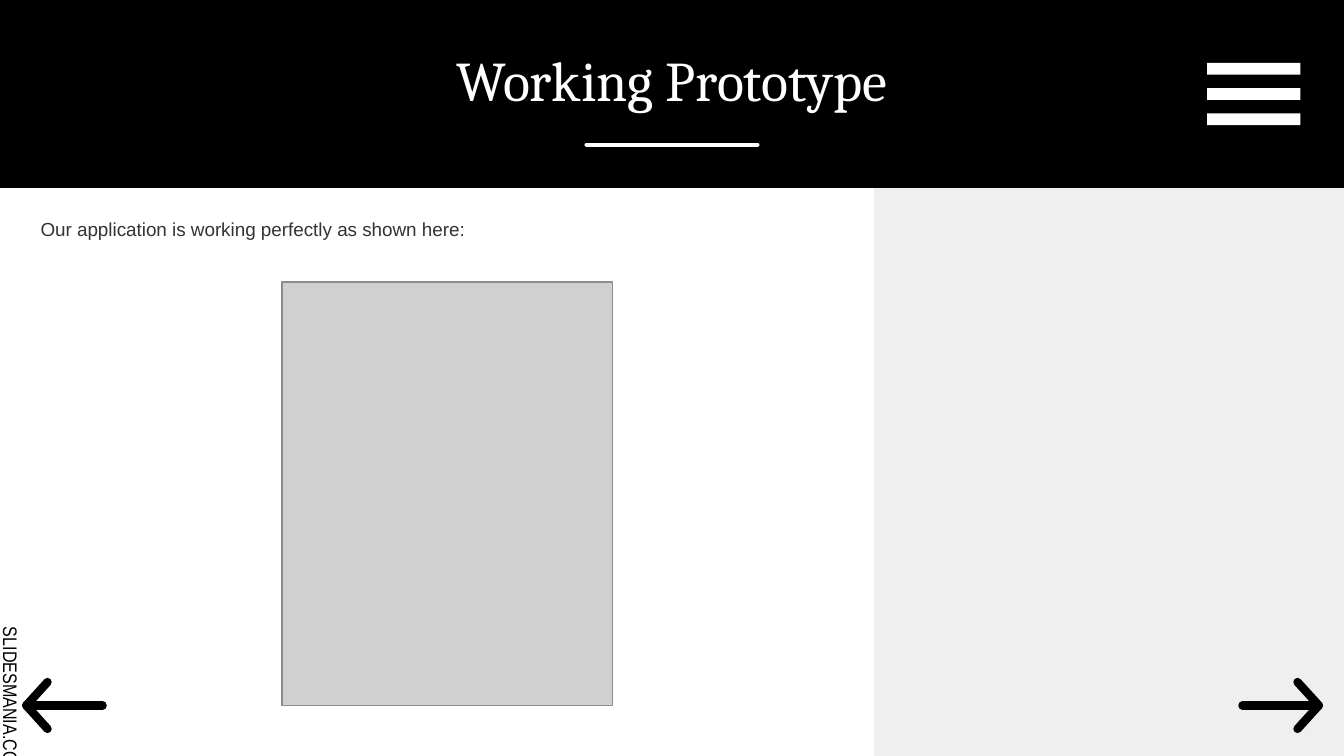
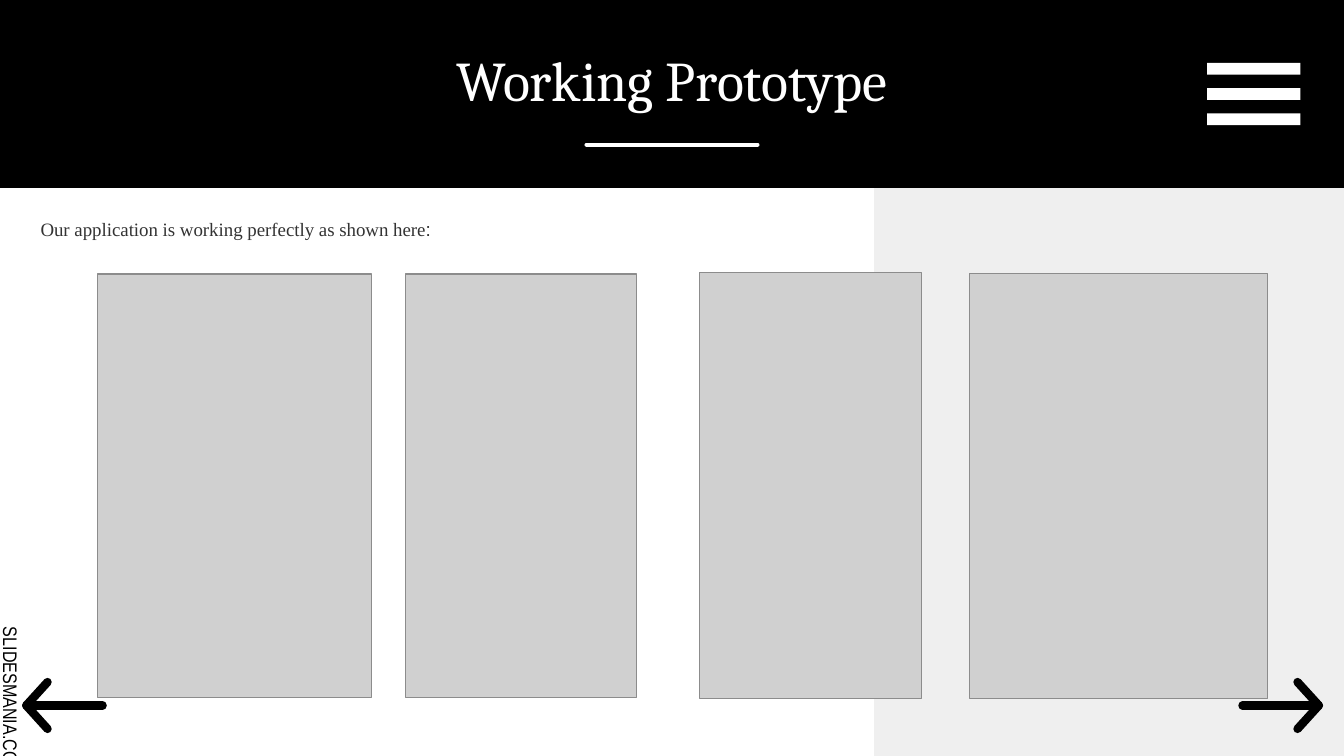
Before and after one commit to rushabh1605/Skin-Disease-Detection-Team-Technophile, a slide deck: slide 6 of Technophiles.pptx. Drawn at 1344x756 pixels with LibreOffice and Linux fonts; fonts in the diff are those of the drawing; grey boxes stand for pictures. Boxes give left, top, right and bottom in pixels: in the first picture for what was removed or moved away, otherwise in the second. Text is boxed around its words. In the diff, an @@ line names an element or a change of style, - is before the commit and + after.

```diff
--- a/Technophiles.pptx
+++ b/Technophiles.pptx
@@ text "Our application is working perfectly ..." at [41,222,431,240]: font Arial to Times New Roman @@
@@ picture: place and size @@
-picture at [282,282,613,706]
+picture at [98,274,371,698]
@@ picture added at [406,274,637,698] @@
@@ picture added at [700,273,923,699] @@
@@ picture added at [970,274,1268,699] @@
```
Also in this commit, not shown: 5 other slides changed.
